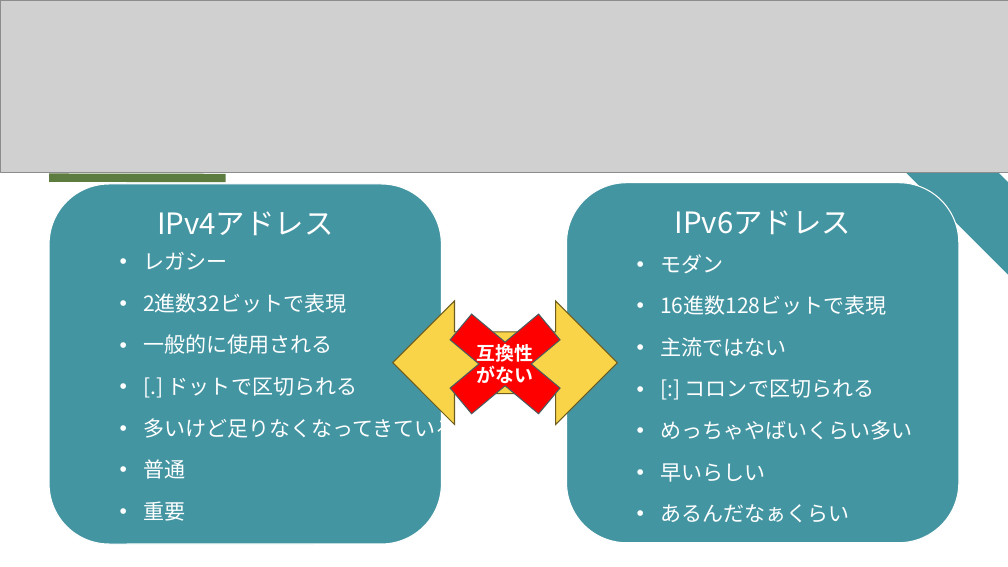
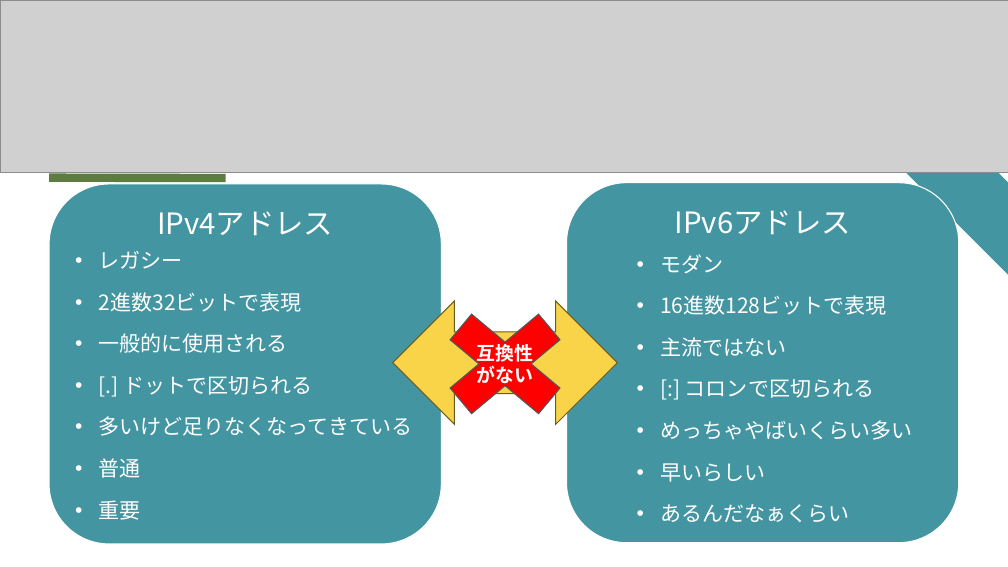
Before and after one commit to kurebayashi-shota/network-study, a slide deck: slide 50 of ネットワーク基礎勉強会資料.pptx. Drawn at 1008x567 pixels with LibreOffice and Linux fonts; fonts in the diff are those of the drawing; grey boxes stand for pictures. Boxes give left, top, right and bottom in pixels: in the first picture for what was removed or moved away, otherwise in the second. Text is boxed around its words. In the diff, an @@ line names an element or a change of style, - is before the commit and + after.

```diff
--- a/ネットワーク基礎勉強会資料.pptx
+++ b/ネットワーク基礎勉強会資料.pptx
@@ rounded rectangle "IPv4アドレス" at (49, 184, 442, 544): proportions changed @@
@@ text "レガシー": place and size @@
-text "レガシー" at (143, 252, 457, 521)
+text "レガシー" at (99, 251, 413, 520)
@@ cross "互換性" at (420, 293, 591, 435): outline #4A5D60 1 pt to #4A5C5F 1 pt; proportions changed @@
@@ left right arrow at (393, 301, 618, 424): outline #6D5D20 1 pt to #6D5C1F 1 pt; proportions changed @@
```
Also in this commit, not shown: 190 other slides changed, 1 other file.
